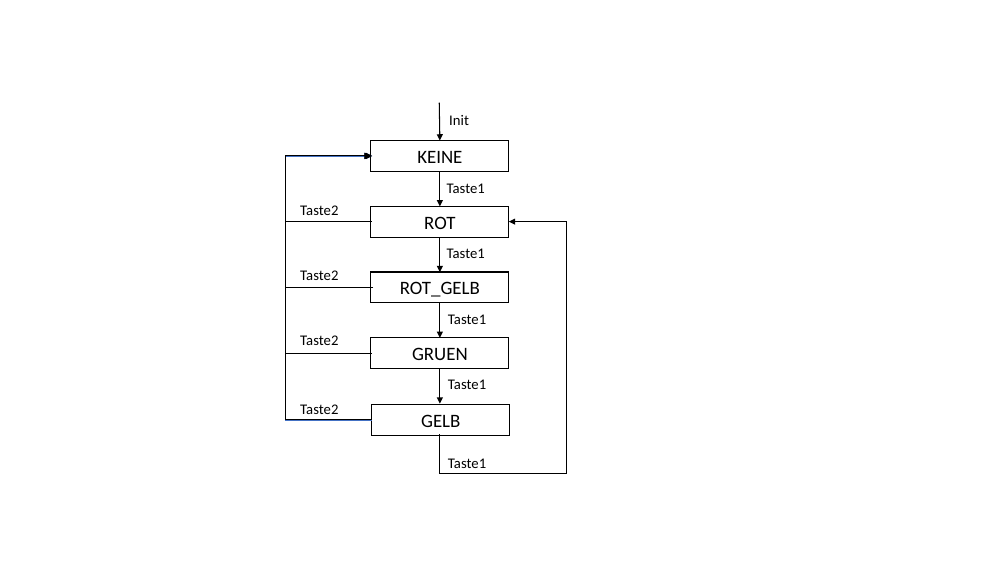
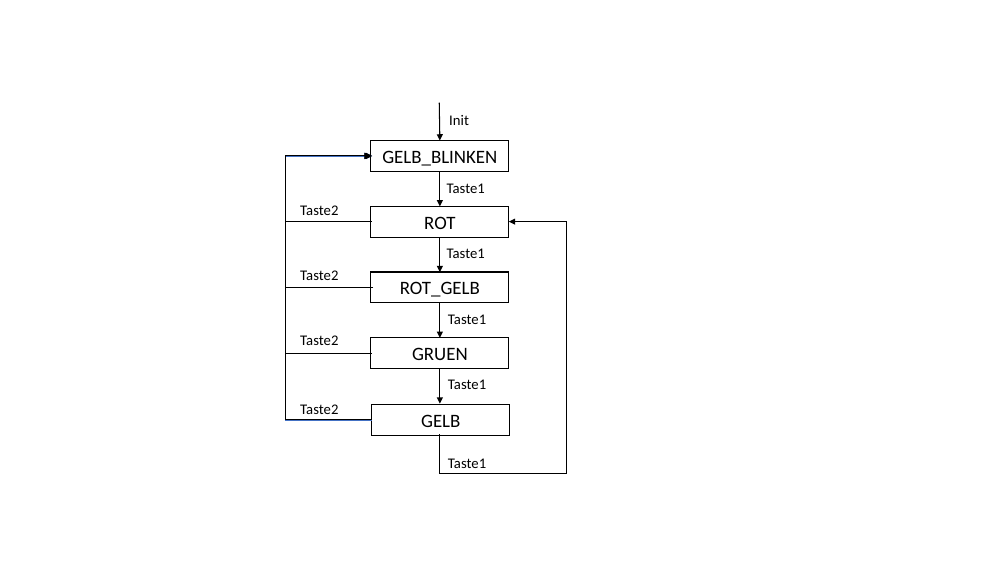
Before and after one commit to simons1008/Programmieren_lernen_2024, a slide deck: slide 1 of SW/13_Zustandsmaschine/Zustandsuebergangsdiagramm.pptx. Drawn at 1008x567 pixels with LibreOffice and Linux fonts; fonts in the diff are those of the drawing. Boxes give left, top, right and bottom in pixels: in the first picture for what was removed or moved away, otherwise in the second. Text is boxed around its words. In the diff, an @@ line names an element or a change of style, - is before the commit and + after.

Commit message:
Zustand KEINE durch Zustand GELB_BLINKEN ersetzt

```diff
--- a/SW/13_Zustandsmaschine/Zustandsuebergangsdiagramm.pptx
+++ b/SW/13_Zustandsmaschine/Zustandsuebergangsdiagramm.pptx
@@ text in rectangle at [382,150,497,166]: text changed @@
-KEINE
+GELB_BLINKEN
```
Also in this commit, not shown: 2 other files.
